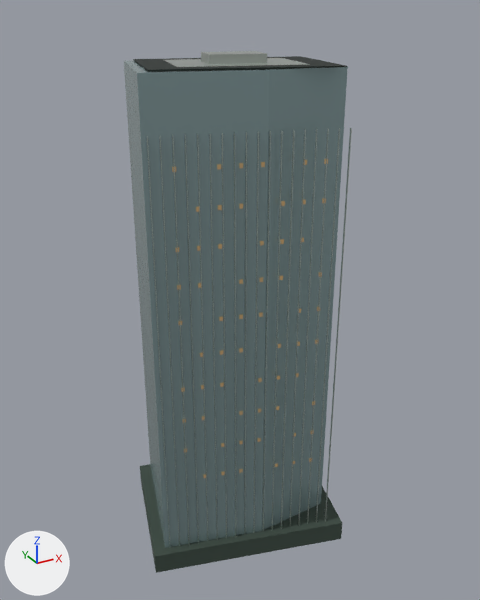
A saved change to the Blender file landmarks/assets/excellence-houhai.blend.
The view is the same before and after, from a camera (50 mm lens) standing at (-125.0, -228.0, 228.0) and looking at (2.0, 3.0, 113.0). The axes (+X, +Y, +Z) are drawn at lower left. The lights are the same throughout. The first picture is the older version.

Before the edit, the objects in view are built like this:
```python
ob_crown_screen = bpy.data.objects.new('crown_screen', me_crown_screen)
ob_crown_screen.location = (0.0, 0.0, 0.0)
ob_crown_step = bpy.data.objects.new('crown_step', me_crown_step)
ob_crown_step.location = (0.0, 0.0, 0.0)
ob_envelope = bpy.data.objects.new('envelope', me_envelope)
ob_envelope.location = (0.0, 0.0, 0.0)
ob_fins = bpy.data.objects.new('fins', me_fins)
ob_fins.location = (0.0, 0.0, 0.0)
ob_night_windows = bpy.data.objects.new('night_windows', me_night_windows)
ob_night_windows.location = (0.0, 0.0, 0.0)
ob_podium = bpy.data.objects.new('podium', me_podium)
ob_podium.location = (0.0, 0.0, 0.0)
ob_roof_deck = bpy.data.objects.new('roof_deck', me_roof_deck)
ob_roof_deck.location = (0.0, 0.0, 0.0)
```
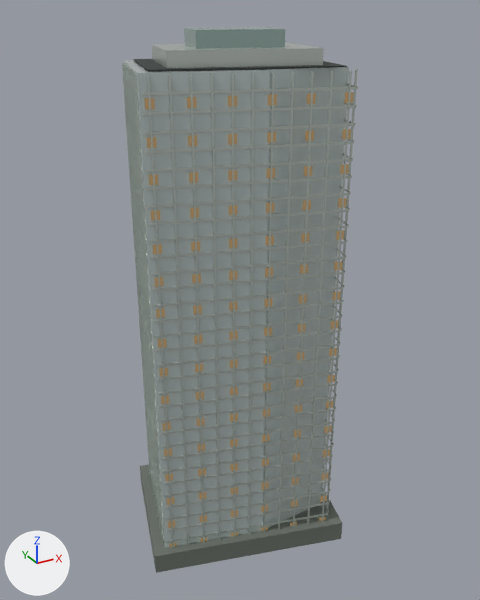
Changed parts and their boxes [x1, y1, x2, y2] in the pictures (480 x 600 px):
'envelope', recoloured (grey to light grey)
    both: [124, 60, 348, 548]
'fins', reshaped (15% wider, 16% taller)
    before: [147, 128, 352, 546]
    after: [122, 63, 358, 548]
'floor_bands', added
    after: [132, 83, 358, 543]
'podium', recoloured (lighter)
    both: [140, 465, 342, 573]
'night_windows', reshaped (34% wider, 43% taller)
    before: [172, 159, 328, 478]
    after: [144, 92, 353, 547]
'crown_step', reshaped
    before: [164, 58, 310, 67]
    after: [152, 43, 324, 68]
'crown_screen', reshaped
    before: [201, 51, 267, 64]
    after: [184, 27, 285, 49]
part 1 of me_crown_step, rebuilt (not visible afterwards)
    before: [165, 58, 306, 67]
part 2 of me_crown_step, added
    after: [152, 43, 324, 68]
part 3 of me_crown_screen, rebuilt (not visible afterwards)
    before: [203, 51, 267, 55]
part 4 of me_crown_screen, deleted
    before: [209, 54, 267, 64]
part 5 of me_crown_screen, added
    after: [184, 27, 285, 49]
part 6 of me_fins, deleted
    before: [147, 128, 352, 546]
part 7 of me_fins, built on
    before: [185, 133, 227, 543]
    after: [122, 63, 358, 548]

Patch to the scene script:
```diff
--- a/landmarks/assets/excellence-houhai.blend.py
+++ b/landmarks/assets/excellence-houhai.blend.py
@@ mat_glass @@
 mat_glass = principled_material('glass')
-mat_glass.base_color = (0.27, 0.381, 0.392)  # grey #8ea6a8
+mat_glass.base_color = (0.558, 0.644, 0.631)  # light grey #c5d2d0
 mat_glass.metallic = 0.42
@@ mat_stone @@
 mat_stone = principled_material('stone')
-mat_stone.base_color = (0.0452, 0.0704, 0.0545)  # greyish green #3c4b42
+mat_stone.base_color = (0.153, 0.175, 0.15)  # grey #6d746c
 mat_stone.metallic = 0.04
@@ me_crown_step @@
-me_crown_step.from_pydata(...)  # 24 vertices, 6 faces; spans x -27.9..27.4, y -19.5..26.8, z 199.5..210.0
+me_crown_step.from_pydata(...)  # 24 vertices, 6 faces; spans x -32.4..31.9, y -23.3..30.5, z 209.6..215.5
+# me_crown_step part 1: the loose piece of 4 vertices spanning x -27.9..27.4, y -19.5..26.8, z 210.0 is rebuilt with 4 vertices and now spans x -32.4..31.9, y -23.3..30.5, z 209.6
+# me_crown_step part 2: 20 vertices added at x -32.4..31.9, y -23.3..30.5, z 209.6..215.5
+# other edits to the shape of me_crown_step do not show in these pictures
 me_crown_step.materials.append(mat_metal)
@@ me_crown_screen @@
-me_crown_screen.from_pydata(...)  # 24 vertices, 6 faces; spans x -12.7..12.2, y -6.8..14.1, z 210.0..213.2
-me_crown_screen.materials.append(mat_metal)  # light grey #c2cac3
+me_crown_screen.from_pydata(...)  # 24 vertices, 6 faces; spans x -19.0..18.5, y -12.1..19.3, z 213.1..221.6
+# me_crown_screen part 3: the loose piece of 4 vertices spanning x -12.7..12.2, y -6.8..14.1, z 213.2 is rebuilt with 4 vertices and now spans x -19.0..18.5, y -12.1..19.3, z 213.1, in mat_glass_alt (grey #9eb6b0)
+# me_crown_screen part 4: the loose piece of 4 vertices spanning x -12.7..8.1, y -6.8..-1.2, z 210.0..213.2 is deleted
+# me_crown_screen part 5: 20 vertices added at x -19.0..18.5, y -12.1..19.3, z 213.1..221.6
+# other edits to the shape of me_crown_screen do not show in these pictures
+me_crown_screen.materials.append(mat_glass_alt)  # grey #9eb6b0
@@ me_fins @@
-me_fins.from_pydata(...)  # 864 vertices, 216 faces; spans x -43.0..43.0, y -34.0..41.0, z 1.0..189.0
+me_fins.from_pydata(...)  # 864 vertices, 216 faces; spans x -45.0..44.0, y -34.0..41.0, z 0.0..208.0
+# me_fins part 6: 166 loose pieces with 664 vertices, spanning x -43.0..43.0, y -34.0..40.0, z 1.0..189.0, are deleted
+# me_fins part 7: 72 vertices removed from x -31.0..-15.0, y -21.0..38.0, z 1.0..189.0; 736 vertices added at x -45.0..44.0, y -34.0..38.0, z 0.0..208.0
+# other edits to the shape of me_fins do not show in these pictures
 me_fins.materials.append(mat_metal)
@@ me_night_windows @@
-me_night_windows.from_pydata(...)  # 480 vertices, 120 faces; spans x -35.1..34.7, y -31.2..38.5, z 44.2..178.4
+me_night_windows.from_pydata(...)  # 768 vertices, 192 faces; spans x -43.0..42.6, y -33.3..40.6, z 7.7..201.3
+# me_night_windows part 8: 240 vertices removed from x -35.1..19.8, y -31.2..-16.3, z 44.2..178.4; 384 vertices added at x -43.0..27.7, y -33.3..-14.2, z 7.7..201.3
+# other edits to the shape of me_night_windows do not show in these pictures
 me_night_windows.materials.append(mat_night)
@@ ob_floor_bands @@
+ob_floor_bands = bpy.data.objects.new('floor_bands', me_floor_bands)  # 3072 vertices, 768 faces; spans x -45.0..44.0, y -34.0..41.0, z 6.0..203.0; in mat_metal (light grey #d5ddd6)
+ob_floor_bands.location = (0.0, 0.0, 0.0)
```
